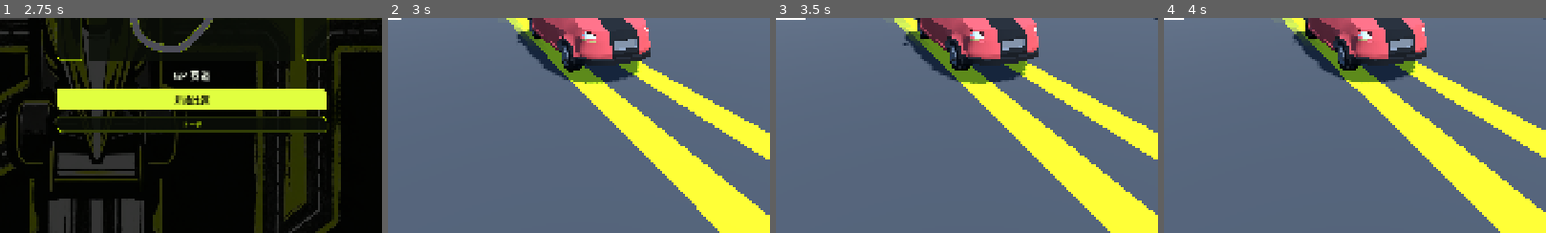
Above: before the commit, frames 1-4 (left to right).
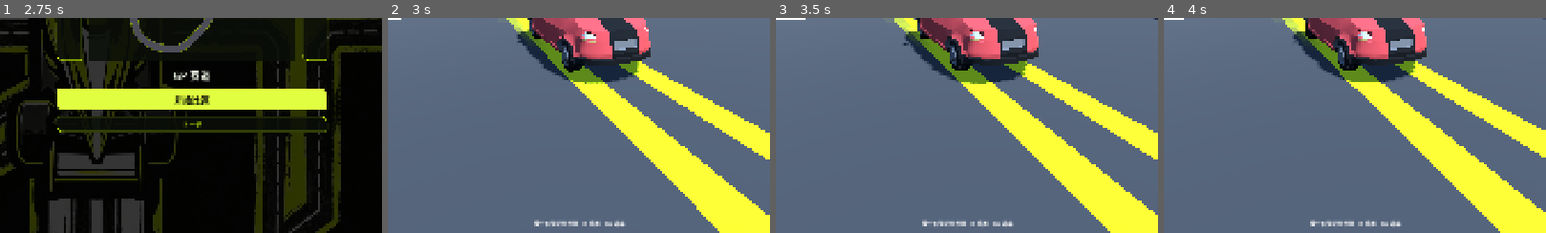
Above: after the commit, the same moments.

Repository: lauthu/xuanRace
Game: Godot game, scene res://scenes/ui/main_menu.tscn
The game is run twice, just before and just after one commit, with the same random seed, the same clock (stepped at 60 frames per second) and the same inputs.
Inputs (mouse positions are % of the whole screen's width and height, from its top left):
- Up to frame 1 (2.75 s): click "开始比赛" at 0.5 s; click "下一步：选择颜色" at 1.25 s; click "下一步：选择赛道" at 2 s
- Up to frame 2 (3 s): click "开始比赛" at 2.75 s
- Up to frame 3 (3.5 s): no input
- Up to frame 4 (4 s): tap Enter at 3.5 s; move the mouse to (72, 45) at 3.52 s; hold D (steer_right) from 3.53 s (still down); hold Shift from 3.53 s (still down); click (72, 45) at 3.67 s
The pictures show only the part of the screen within x 25-75%, y 50-100%; the shares and areas given below are measured in that part.

Frame 1 is identical in both runs. In frame 2, 0.4% of the frame differs, in the area x 38-63%, y 93-97%; in frame 3, 0.4%; in frame 4, 0.4%.

Commit message:
feat: 镜像修复坏轮毂 + 环绕视角相机
- split_wheels.py: z>0 侧车轮用 z<0 侧镜像重建（源模型该侧为 AI 生成乱几何），
  翻转环绕方向与法线保持正确渲染
- ChaseCamera: 按住右键拖拽环绕观察（偏航+俯仰），松开 1.5s 后自动回正
- HUD 底部新增操作提示

Diff:
--- a/scenes/ui/hud.tscn
+++ b/scenes/ui/hud.tscn
@@ -51,6 +51,19 @@
 theme_override_font_sizes/font_size = 32
 horizontal_alignment = 1
 
+[node name="HintLabel" type="Label" parent="."]
+anchor_left = 0.5
+anchor_top = 1.0
+anchor_right = 0.5
+anchor_bottom = 1.0
+offset_left = -200.0
+offset_top = -36.0
+offset_right = 200.0
+offset_bottom = -12.0
+theme_override_font_sizes/font_size = 14
+text = "按住右键环绕视角 · R 重置 · Esc 选车"
+horizontal_alignment = 1
+
 [node name="Minimap" type="Control" parent="."]
 unique_name_in_owner = true
 anchors_preset = 2
--- a/scripts/camera/chase_camera.gd
+++ b/scripts/camera/chase_camera.gd
@@ -2,11 +2,20 @@
 extends Camera3D
 ## 平滑追逐相机：跟随在车辆后上方（带侧向偏移，能看见车轮），
 ## 位置弹簧插值 + look_at 注视，颠簸时画面更稳。
+## 按住鼠标右键拖拽可环绕观察车辆，松开后自动回正。
 
 @export var target: Node3D
 @export var offset := Vector3(2.9, 1.9, -6.5) ## 相对车辆的相机偏移（x 侧偏 / y 高度 / z 后方）
 @export var look_height := 0.4 ## 注视点高度（车身上方）
 @export var follow_speed := 14.0 ## 跟随弹簧速度（越大越跟手）
+@export var orbit_sensitivity := 0.008 ## 环绕拖拽灵敏度（弧度/像素）
+@export var orbit_return_delay := 1.5 ## 松开后多少秒开始回正
+@export var orbit_return_speed := 3.0 ## 回正速度（弧度/秒）
+
+var _orbit_yaw := 0.0
+var _orbit_pitch := 0.0
+var _orbiting := false
+var _last_orbit_time := 0.0
 
 
 func _ready() -> void:
@@ -15,10 +24,31 @@
 		make_current()
 
 
+func _unhandled_input(event: InputEvent) -> void:
+	if event is InputEventMouseButton and event.button_index == MOUSE_BUTTON_RIGHT:
+		_orbiting = event.pressed
+		if event.pressed:
+			_last_orbit_time = Time.get_ticks_msec() / 1000.0
+	elif event is InputEventMouseMotion and _orbiting:
+		_orbit_yaw -= event.relative.x * orbit_sensitivity
+		_orbit_pitch = clampf(
+			_orbit_pitch + event.relative.y * orbit_sensitivity, -0.5, 0.6)
+		_last_orbit_time = Time.get_ticks_msec() / 1000.0
+
+
 func _process(delta: float) -> void:
 	if target == null:
 		return
-	var desired := target.global_transform * offset
+	# 松开一段时间后视角自动回正
+	if not _orbiting and (_orbit_yaw != 0.0 or _orbit_pitch != 0.0):
+		var idle := Time.get_ticks_msec() / 1000.0 - _last_orbit_time
+		if idle > orbit_return_delay:
+			_orbit_yaw = move_toward(_orbit_yaw, 0.0, orbit_return_speed * delta)
+			_orbit_pitch = move_toward(_orbit_pitch, 0.0, orbit_return_speed * delta)
+
+	# 环绕偏移：先俯仰再偏航，围绕车辆旋转
+	var orbit_basis := Basis(Vector3.UP, _orbit_yaw) * Basis(Vector3.RIGHT, _orbit_pitch)
+	var desired := target.global_transform * (orbit_basis * offset)
 	var t := minf(delta * follow_speed, 1.0)
 	global_position = global_position.lerp(desired, t)
 	look_at(target.global_position + Vector3.UP * look_height, Vector3.UP)
Binary file added: assets/vehicles/camaro_orig_check_red+sports+car+3d+model_basecolor.jpg
Not shown, added: assets/vehicles/camaro_orig_check_red+sports+car+3d+model_basecolor.jpg.import
Binary file added: assets/vehicles/camaro_orig_check_red+sports+car+3d+model_normal.jpg
Not shown, added: assets/vehicles/camaro_orig_check_red+sports+car+3d+model_normal.jpg.import
Binary file added: assets/vehicles/camaro_orig_check_red+sports+car+3d+model_rm.jpg
Not shown, added: assets/vehicles/camaro_orig_check_red+sports+car+3d+model_rm.jpg.import
Not shown, changed: assets/vehicles/camaro_pro_split.glb.import
Not shown, added: scripts/debug/inspect_wheel.gd.uid
Not shown, changed: assets/vehicles/camaro_pro_split.glb
Not shown, changed: tools/split_wheels.py
